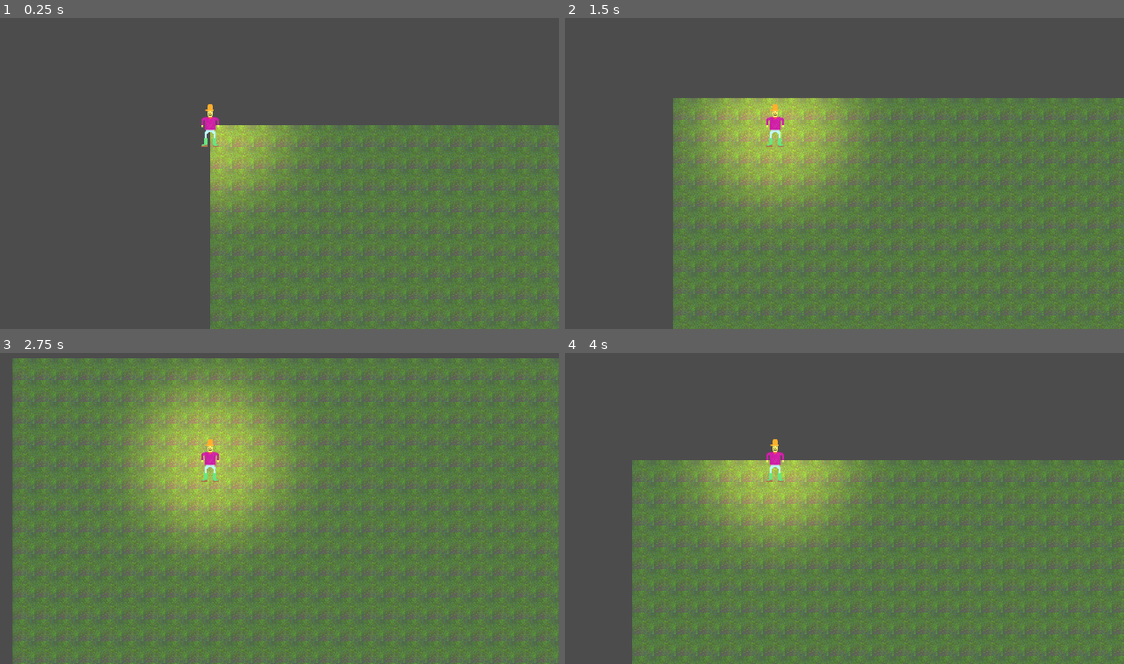
Above: before the commit, frames 1-4 (two rows, left to right).
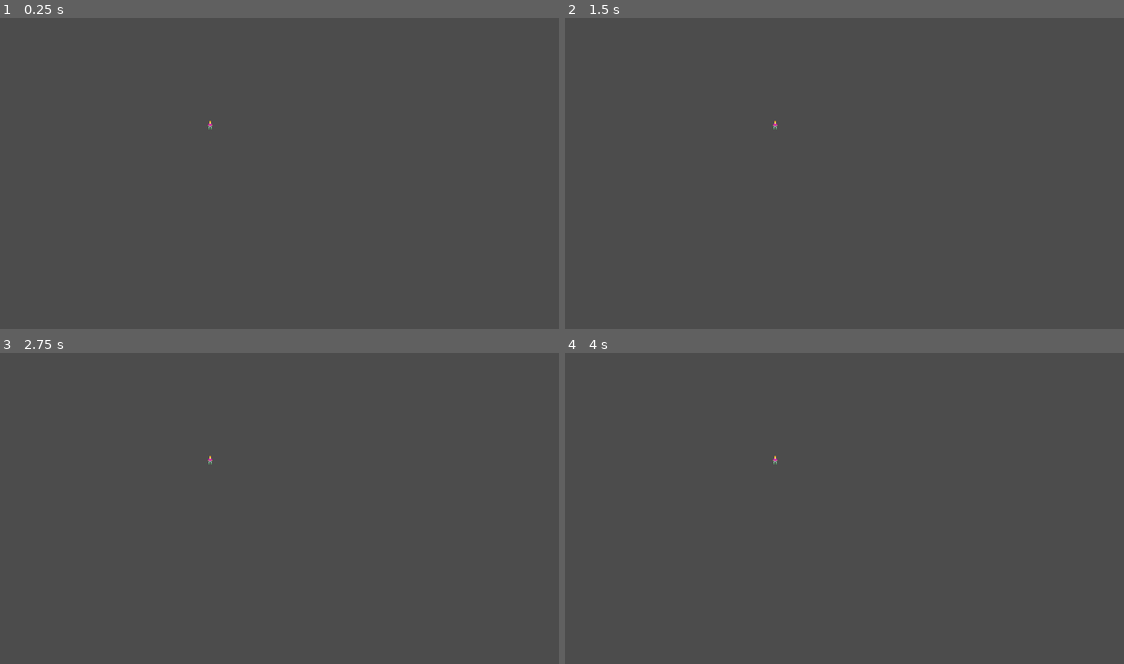
Above: after the commit, the same moments.

Repository: honnsmannen/world-gen
Game: Godot game, scene res://world_gen.tscn
The game is run twice, just before and just after one commit, with the same random seed, the same clock (stepped at 60 frames per second) and the same inputs.
Inputs (mouse positions are in pixels of both pictures, inside the frame that each line leads up to):
- Up to frame 1 (0.25 s): no input
- Up to frame 2 (1.5 s): tap Enter at 0.5 s; move the mouse to (928, 105) at 0.52 s; hold D (right) 0.53-1.28 s; move the mouse to (637, 145) at 1.27 s; hold S (down) from 1.28 s (still down)
- Up to frame 3 (2.75 s): move the mouse to (279, 371) at 2.02 s; release S (down) at 2.03 s; hold D (right) from 2.03 s (still down)
- Up to frame 4 (4 s): move the mouse to (738, 542) at 2.77 s; release D (right) at 2.78 s; hold W (up) 2.78-3.53 s; move the mouse to (984, 520) at 3.52 s; hold A (left) from 3.53 s (still down)

The runs differ from the first frame. In frame 1, 40% of the frame differs, in the area x 36-100%, y 27-100%; in frame 2, 58%; in frame 3, 92%, in the area x 2-100%, y 1-100%; in frame 4, 56%.

Commit message:
fixad worldgen jippiefunkar dock inte i det negativa

Diff:
--- a/Filuren.tscn
+++ b/Filuren.tscn
@@ -19,6 +19,7 @@
 
 [node name="Camera2D" type="Camera2D" parent="." groups=["player"]]
 current = true
+zoom = Vector2( 5, 5 )
 
 [node name="CollisionShape2D" type="CollisionShape2D" parent="."]
 scale = Vector2( 1.2, 1.2 )
--- a/world_gen.gd
+++ b/world_gen.gd
@@ -10,7 +10,8 @@
 #var tree_offset = Vector2(32,32)
 var tree_pos := Vector2(0,0)
 
-
+var step_for_world_gen_x = 1
+var step_for_world_gen_y = 1
 
 var filurens_position : Vector2
 
@@ -42,12 +43,11 @@
 	noise.period = 15
 
 	noise.octaves = 1
-	world_gen(20,20)
+
 
 func _process(delta: float) -> void:
 	world_gen(20,20)
-	print(int(round(filurens_position.x)))
-	print(int(round(filurens_position.y)))
+
 
 
 
@@ -55,10 +55,26 @@
 
 
 func world_gen(width,height) -> void:
-	filurens_position = filuren.global_position
-	for x in range(width):
-		for y in range(height):
-			if int(round(noise.get_noise_2d(x + int(round(filurens_position.x)) , y + int(round(filurens_position.y))))) < 0:
-				compenserat_value = int(round(noise.get_noise_2d(x + int(round(filurens_position.x)) , y + int(round(filurens_position.y)))))
+	filurens_position = filuren.global_position - Vector2(320,320)
+	"""
+	if filuren.global_position.x < 0 and filuren.global_position.y < 0:
+		step_for_world_gen_x = -1
+		step_for_world_gen_y = -1
+	elif filuren.global_position.x < 0 and !filuren.global_position.y < 0:
+		step_for_world_gen_x = -1
+		step_for_world_gen_y = 1
+	elif !filuren.global_position.x < 0 and filuren.global_position.y < 0:
+		step_for_world_gen_x = 1
+		step_for_world_gen_y = -1
+	else:
+		step_for_world_gen_x = 1
+		step_for_world_gen_y = 1
+	"""
+	for x in range(width + (int(round(filurens_position.x))/32), (int(round(filurens_position.x))/32) - width , step_for_world_gen_x):
+		for y in range(height + (int(round(filurens_position.y))/32), (int(round(filurens_position.y))/32) - height , step_for_world_gen_y):
+			if int(round(noise.get_noise_2d(x + (int(round(filurens_position.x))/32) , y + (int(round(filurens_position.y))/32)))) < 0:
+				compenserat_value = int(round(noise.get_noise_2d(x + (int(round(filurens_position.x))/32), y + (int(round(filurens_position.y))/32)))) * -1
+			else:
+				compenserat_value = int(round(noise.get_noise_2d(x + (int(round(filurens_position.x))/32), y + (int(round(filurens_position.y))/32))))
 
-			$TileMap.set_cell(x+int(round(filurens_position.x)), y+int(round(filurens_position.y)), compenserat_value)
+			$TileMap.set_cell(x+(int(round(filurens_position.x))/32), y+(int(round(filurens_position.y))/32), compenserat_value)
